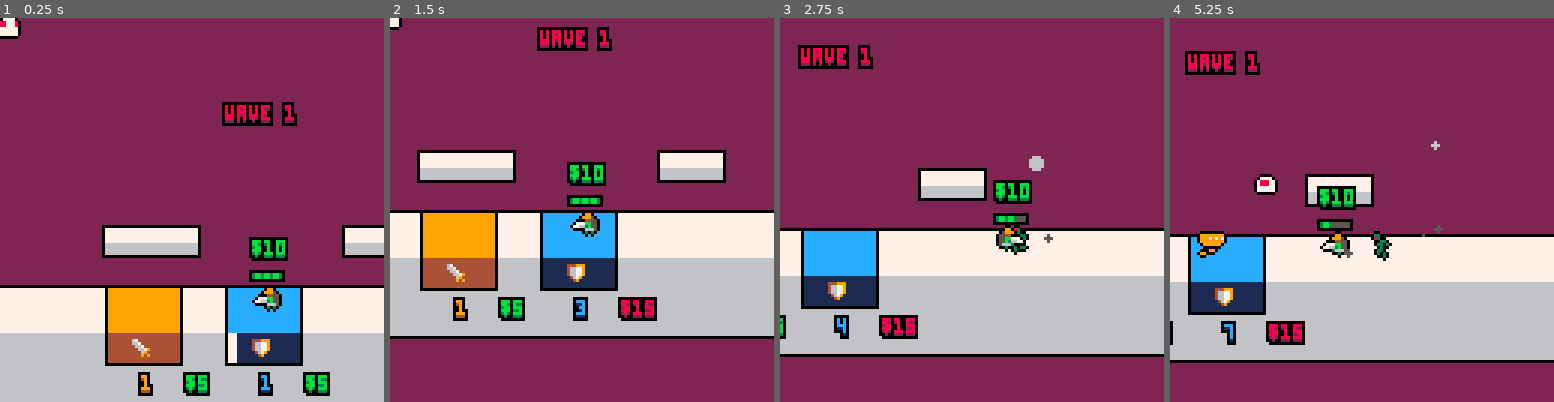
Above: before the commit, frames 1-4 (left to right).
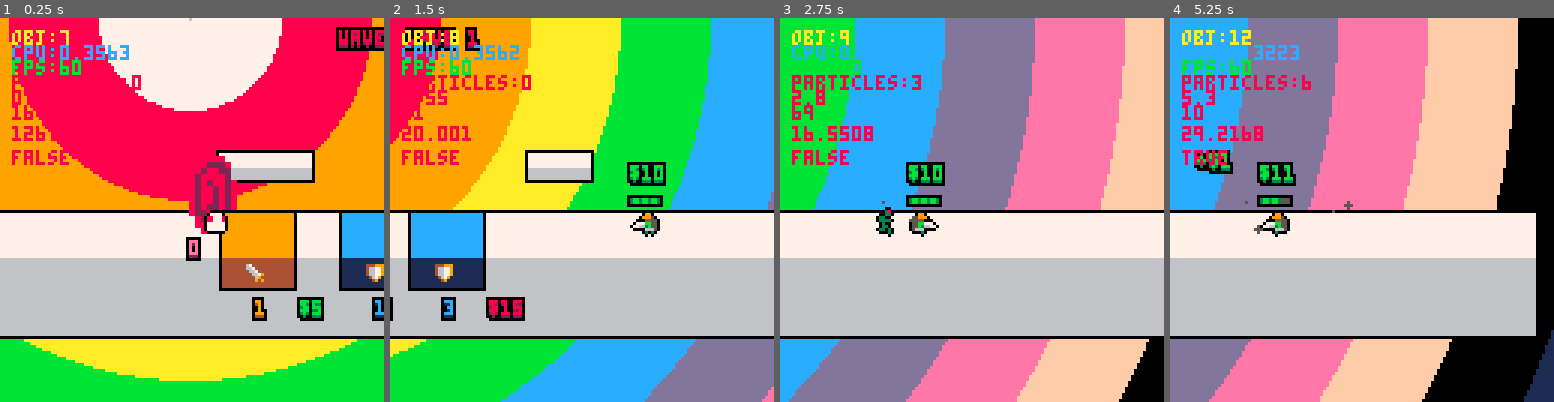
Above: after the commit, the same moments.

Repository: TThanushan/spirico
Game: PICO-8 cartridge spirico.p8
Same seed, same stepped clock (60 frames per second), same inputs: the game is played once before the commit and once after it.
Inputs:
- Up to frame 1 (0.25 s): no input
- Up to frame 2 (1.5 s): tap X (X key) at 0.33, 1.07 s; tap O (Z key) at 0.7 s
- Up to frame 3 (2.75 s): hold Right 1.6-2.1 s; tap O (Z key) at 1.7, 2.1, 2.5 s; tap X (X key) at 1.85 s; hold Up 2.15-2.42 s; hold Right from 2.47 s (still down)
- Up to frame 4 (5.25 s): tap O (Z key) every 0.4 s from 2.9 to 4.9 s; tap X (X key) at 2.97, 4.08, 5.2 s; release Right at 3.03 s; hold Left 3.08-3.58 s; hold Down 3.63-3.97 s; hold Right 4.02-4.68 s; hold Up 4.73-5.03 s; hold Left from 5.08 s (still down)

The runs differ from the first frame. In frame 1, 97% of the frame differs, in the area x 0-100%, y 0-100%; in frame 2, 77%; in frame 3, 82%; in frame 4, 85%.

Commit message:
Camera follow player

Diff:
--- a/spirico.p8
+++ b/spirico.p8
@@ -6,11 +6,13 @@
 -- by wombart
 -- initially made for the minijam:
 
-local p_info = {x = 64, y = 64, tag = 'player', max_health = 3, move_speed = 2,
+local p_info = {x = 128, y = 64, tag = 'player', max_health = 3, move_speed = 1,
 money = 10, sprites = {idle ={1, 2}, running = {17, 18, 18, 19, 20, 20}},
 sounds = {running = 0}, weapon_info = {reload_time = 0, bullet_sprite = 49,
-    name = 'pistol', attack_speed = 0.5,
-move_speed = 400, damage = 1, backoff = 1, collision_backoff = 10}}
+    name = 'pistol', attack_speed = 0.5, move_speed = 700, damage = 1,
+    backoff = 1, collision_backoff = 10, max_ammo = 5}}
+
+local map_limit_left_x, map_limit_right_x = 0, 300
 
 local player
 local part = {}
@@ -23,6 +25,9 @@
 local game_state = 'game'
 local whiteframe = false
 local spawner
+local spawner_entity_left
+local spawner_entity_right
+
 local platform_button1
 
 
@@ -30,7 +35,7 @@
     brown = 4, dark_gray = 5, light_gray = 6, white = 7, red = 8, orange = 9,
     yellow = 10, green = 11, blue = 12, indigo = 13, pink = 14, peach = 15, no_color}
 
-local ground_bridge = {x0 = -35, y0 = 65, x1 = 276, y1 = 95, width = 15,
+local ground_bridge = {x0 = -70, y0 = 65, x1 = 276, y1 = 95, width = 15,
     height = 10, light_color = colors.white, dark_color = colors.light_gray}
 
 local platform1 = {x0=10, y0=45, x1=40, y1=53, hitbox_x0=4, hitbox_x1=40,
@@ -39,8 +44,8 @@
     hitboxy=40, light_color = colors.white, dark_color = colors.light_gray}
 
 local spawner_infos = {x=0, y=0, tag='spawner',
-    properties={x={-30, 135, -30, 135},
-    y={-30, -30, 64, 64}, wave_number=1, inprogress_timer=0, inprogress_time=1,
+    properties={x={-30, 135},
+    y={64, 64}, wave_number=1, inprogress_timer=0, inprogress_time=1,
     between_spawn_timer=0, between_spawn_time=5, enemy_count=0,
     enemy_number_to_spawn=10, alivee=0, enemy_limit = 20}}
 
@@ -85,17 +90,22 @@
     if (debugmode) then
         -- if btnp(5) then spawner.wave_number += 1 end
         if btnp(5) then platform_button1.level += 1 end
+
+        local pos_x, pos_y = main_camera.x - 60, main_camera.y - 60
         -- if (btn(5)) shake_v(1)
         -- print('time:'..flr(time()/2),main_camera.x-64, main_camera.y-64, 8, 2)
         -- print('e:'..spawner.alivee,main_camera.x-30, 30 +main_camera.y, 8, 2)
 
         -- print('mem_use:'..stat(0),main_camera.x+ 0, 30+main_camera.y, 8, 2)
-        print('obj:'..#gameobjects, main_camera.x-20, main_camera.y+69, 10)
-        print('cpu:'..stat(1),main_camera.x-20, main_camera.y+75, 12)
-        print('fps:'..stat(7),main_camera.x-20, 81+main_camera.y, 11, 3)
-        -- print('player x :'..flr(player.x)..' y '..flr(player.y), main_camera.x+10, 81+main_camera.y, 11, 3)
-        print('particles:'..#part,main_camera.x-20, 87+main_camera.y, 8, 2)
-        print(time(),main_camera.x+40, 87+main_camera.y, 8, 2)
+        print('obj:'..#gameobjects,  pos_x, pos_y, 10)
+        print('cpu:'..stat(1), pos_x, pos_y+5, 12)
+        print('fps:'..stat(7), pos_x, pos_y+10, 11, 3)
+        -- print('player x :'..flr(player.x)..' y '..flr(player.y),  pos_x+10, 81+pos_y+10, 11, 3)
+        print('particles:'..#part, pos_x, pos_y+15, 8, 2)
+        print(time(), pos_x, pos_y+20, 8, 2)
+        print(camera_lerp_timer, pos_x, pos_y+25, 8, 2)
+        print(distance(main_camera, player), pos_x, pos_y+32, 8, 2)
+        print(btn(0), pos_x, pos_y+40, 8, 2)
 
 
         -- print("ecount "..spawner.enemy_count,  50, 30,8, 2)
@@ -109,12 +119,15 @@
 
 end
 
+
+
 function update_game()
+    camera_follow()
     update_all_gameobject()
     do_camera_shake()
     update_part()
     whiteframe_update()
-    camera_follow()
+    block_object_map_limit()
     spawn_random_enemies()
 end
 
@@ -122,7 +135,7 @@
 
     cls((spawner.wave_number%15)+1)
     -- cls(((time()/2%15))+1)
-
+    draw_background()
     draw_map()
     draw_all_gameobject()
     draw_part()
@@ -176,9 +188,18 @@
     end
 end
 
+
+function draw_background()
+    for i=15, 0, -1 do
+        circfill(0,0, 30*i, i-10)
+
+    end
+
+end
 function draw_map()
 
-  -- outline
+
+    -- outline
     rect(shkx+ground_bridge.x0-1, shky+ground_bridge.y0-1,
         shkx+ground_bridge.x1+1, shky+ground_bridge.y1+ground_bridge.height+1,
         colors.black)
@@ -242,11 +263,9 @@
     -- is the between timer over
     if spawner.between_spawn_timer < time() then
 
+        local shape = enemies_shape[flr(rnd(count(enemies_shape))+1)]
+
         -- choose a random spawn position
-
-
-        local shape = enemies_shape[flr(rnd(count(enemies_shape))+1)]
-
         local rand_index_pos = flr(rnd(count(spawner.x)))+1
 
         -- haven't reached the number of enemies to spawn this wave
@@ -298,7 +317,9 @@
             move_speed = p_info.weapon_info.move_speed,
             damage = p_info.weapon_info.damage,
             backoff = p_info.weapon_info.backoff,
-            collision_backoff = p_info.weapon_info.collision_backoff},
+            collision_backoff = p_info.weapon_info.collision_backoff,
+            current_ammo = p_info.weapon_info.max_ammo,
+            max_ammo = p_info.weapon_info.max_ammo},
         state = 'idle',
         sfx_playing = false,
         look_to_left = true,
@@ -313,6 +334,7 @@
             if btn(0) then
                 self.x -= self.move_speed
                 self.state = 'running'
+                -- allow player to shoot to the right and walk to the left
                 if not btn(4) then
                     self.look_to_left = true
                 end
@@ -385,7 +407,7 @@
         player_sounds = function (self)
             if self.state == 'running' and self.grounded and self.timer.walk_sfx_timer < time() then
                 sfx(3)
-                self.timer.walk_sfx_timer = time() + self.move_speed/12
+                self.timer.walk_sfx_timer = time() + self.move_speed/4
             end
         end,
         take_damage = function (self, damage)
@@ -433,21 +455,6 @@
             end
 
             self.y += self.dy
-
-            -- do horizontal velocity
-            self.x += self.dx
-            if self.dx < 0.3 and self.dx > -0.3 then
-                self.dx = 0
-            elseif self.dx < 0 then
-                self.dx += 0.8
-            else
-                self.dx -= 0.8
-            end
-
-            if self.x > 120 then
-                self.x = 120
-            elseif self.x < 0 then
-                self.x = 0 end
         end,
         draw_health_rect = function (self)
             local percentage = self.current_health/self.max_health
@@ -481,17 +488,55 @@
     })
 end
 
+function block_object_map_limit()
+    for obj in all(gameobjects) do
+        if type(obj.x) != 'table' and obj.tag != 'main_camera' then
+            if obj.x > map_limit_right_x then
+                obj.x = map_limit_right_x
+            elseif obj.x < map_limit_left_x then
+                obj.x = map_limit_left_x
+            end
+        end
+    end
+end
+
+local endval = 100
+camera_lerp_timer = 0
+local b = 0
+local c = endval - b
+local d = 100
+
 function camera_follow()
-    local _player= player
-
-    local cam = main_camera
-    local dist = distance(_player, cam)
-    dist /= dist
-    local shx, shy= 0, 0
-
-
-        move_toward(cam, _player, 40)
-    camera(cam.x-64 ,cam.y-64)
+    local destination = {x = player.x, y = player.y}
+
+    if player.look_to_left then
+        destination.x -= 20
+    else
+        destination.x += 20
+    end
+
+    if not btn(4) then
+        if (btn(0) and player.look_to_left == false) then camera_lerp_timer = 0
+        elseif (btn(1) and player.look_to_left) then camera_lerp_timer = 0
+        end
+    end
+
+    if camera_lerp_timer < d then
+        camera_lerp_timer+=1
+    else
+        camera_lerp_timer = d
+    end
+    -- d -= distance(main_camera, player)/100
+
+    endval = destination.x
+
+    b, c = move_incubic(camera_lerp_timer, b, c, endval)
+
+    main_camera.x = b
+
+    -- move_toward(main_camera, destination, 70)
+    -- main_camera.x = player.x
+    camera(main_camera.x-64 ,main_camera.y-64)
 end
 
 function make_muzzle_flash(x, y, radius, muzzle_color, duration)
@@ -524,7 +569,8 @@
 -- ##init
 function init_all_gameobject()
     make_player()
-    main_camera = make_gameobject(32, 32, 'camera', {newposition = {x=0, y=0}})
+    main_camera = make_gameobject(128, 64, 'main_camera', {newposition = {x=0, y=0}})
+
 
     spawner = make_gameobject(spawner_infos.x, spawner_infos.y, spawner_infos.tag, {
         x = spawner_infos.properties.x,
@@ -540,8 +586,7 @@
 
     })
 
--- ##current
-
+    spawner_entity_left = make_spawner(0, 57, 'spawner_entity_left')
 
     platform_button1 = make_platform_button(10, ground_bridge.y0,
         "platform_button_attack", 25, ground_bridge.width, colors.orange,
@@ -558,6 +603,34 @@
         player.current_health = player.max_health
         end)
 
+end
+
+-- ##current
+function make_spawner(x, y, tag)
+
+    local spawner = make_gameobject(x, y, tag, {
+        float_effect = function(self)
+            local y_add = cos(time())/6
+
+            self.y = self.y + y_add
+
+        end,
+        draw_sprite = function(self)
+            sspr(56, 64, 8, 16, self.x, self.y-16, 16, 32)
+
+
+        end,
+        update = function(self)
+
+            self:float_effect()
+        end,
+        draw = function(self)
+            self:draw_sprite()
+            spe_print(self.x, self.x, self.y+16)
+        end
+    })
+
+    return spawner
 end
 
 -- ##platform_button
@@ -867,6 +940,9 @@
     local outlinecol = 0
     if bordercol != nil then outlinecol = bordercol end
     if bordercol != 16 then
+    col_in = col_in or colors.pink
+    col_out = col_out or colors.dark_purple
+
     -- draw outline color.
     print(text, x-1+shkx, y+shky, outlinecol)
     print(text, x+1+shkx, y+shky, outlinecol)
@@ -916,8 +992,9 @@
     range = 10,
     backoff = backoff,
     direction=direction,
+    end_life_time = time()+3,
     out_of_screen = function (self)
-        if (self.x < -2 or self.x > 128) or (self.y < 0 or self.y > 120) then
+        if (self.x <= map_limit_left_x or self.x >= map_limit_right_x) then
             -- sfx(4)
             self:destroy()
         end
@@ -941,7 +1018,11 @@
             self:destroy()
         end
     end,
+    check_end_life_time = function (self)
+        if (self.end_life_time < time()) self:destroy()
+    end,
     update=function(self)
+        self:check_end_life_time()
         self:out_of_screen()
         self:enemy_collision_check()
         move_toward(self, self.direction, self.move_speed)
@@ -979,7 +1060,37 @@
   return closest
 end
 
-
+-- t = time     should go from 0 to d (duration)
+-- b = begin    value of the property being ease.
+-- c = change   ending value of the property - beginning value of the property
+-- d = duration
+-- do a loop where t should go from 0 to (d)
+-- then assign the property b with the call of the function
+-- and  assign a new value for the parameter c.
+-- exemple
+-- local endval = 15
+-- local t = 0
+-- local b = 10
+-- local c = endval - b
+-- local d = 15
+-- for var=0, d do
+--     b, c = incubic2(var, b, c, d, endval)
+--     print(b)
+-- end
+
+function incubic2 (t, b, c, d, endval)
+    c = endval - b
+    t = t / d
+    return c * (t^3) + b, endval - b
+end
+
+-- b is the value being ease
+function move_incubic(t, b, c, endval)
+    if b != endval then
+        b, c = incubic2(t, b, c, d, endval)
+    end
+    return b,c
+end
 
 function move_toward(current, target, move_speed)
     if(move_speed == 0) then move_speed = 1 end
@@ -988,7 +1099,7 @@
     local direction_x = (target.x - current.x) / 60 * move_speed
     local direction_y = (target.y - current.y) / 60 * move_speed
 
-    if(dist > 0) then
+    if(dist > 1) then
         current.x += direction_x / dist
         current.y += direction_y / dist
     end
Not shown, changed: 52 lines of the sprite sheet (__gfx__) section of spirico.p8
